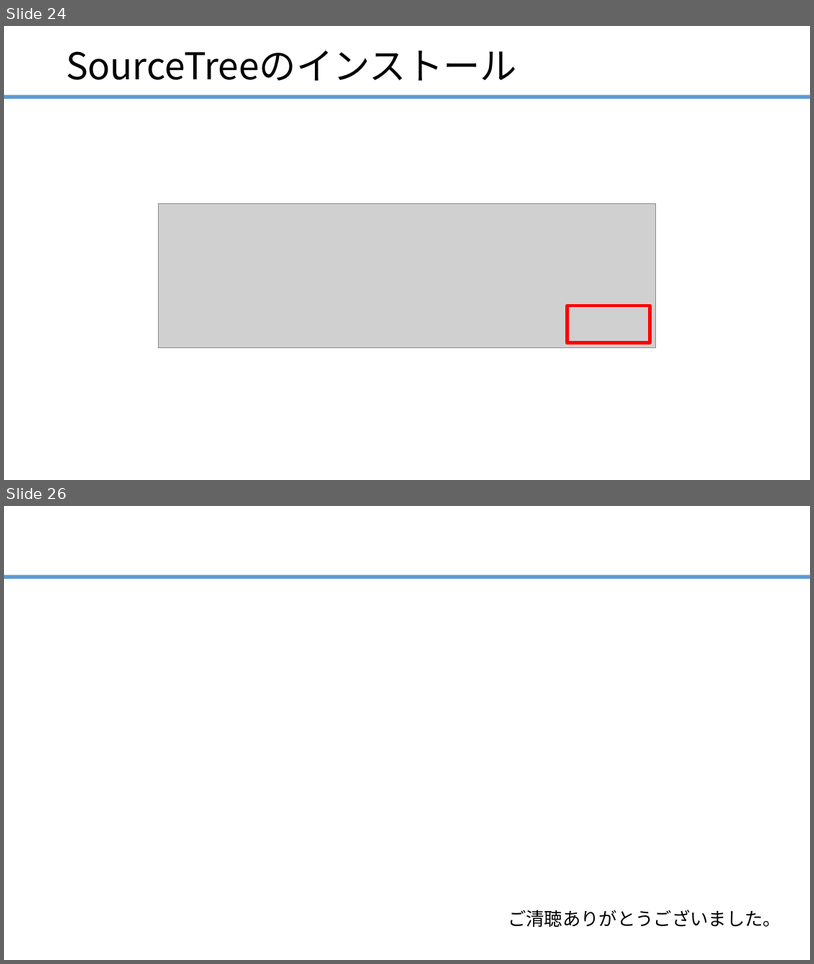
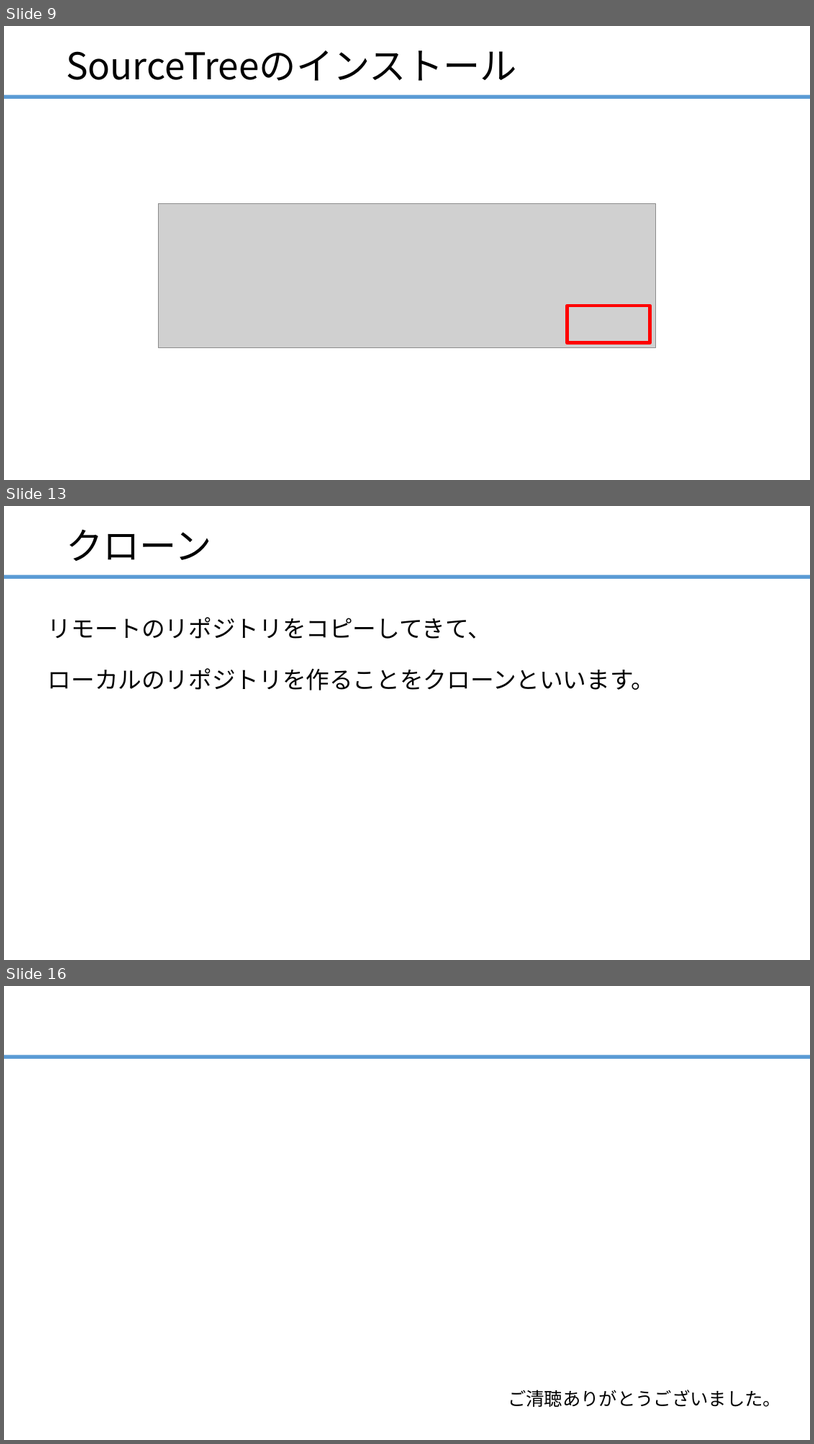
Before and after one commit to ainsAins/git4beginners, a slide deck: ハンズオン_Git入門.pptx. Shown one above the other, each under a label of ours: slides 24 and 26 before the commit, slides 9, 13 and 16 after it; the slides between them are not shown. The pictures are 814x964 and 814x1444 pixels, drawn with LibreOffice and Linux fonts; fonts in the diff are those of the drawing; grey boxes stand for pictures. Boxes give left, top, right and bottom in pixels: in the first picture for what was removed or moved away, otherwise in the second. Text is boxed around its words. In the diff, an @@ line names an element or a change of style, - is before the commit and + after.

```diff
--- a/ハンズオン_Git入門.pptx
+++ b/ハンズオン_Git入門.pptx
@@ slide 13 added at <box>4,506,810,960</box>, background #FFFFFF; not listed: 1 template element that a slide beside it also shows @@
@@ title added at <box>66,529,212,561</box>, 44 pt, text #000000 @@
+クローン
@@ text added at <box>48,617,655,690</box>, 28 pt, text #000000 @@
+リモートのリポジトリをコピーしてきて、
+ローカルのリポジトリを作ることをクローンといいます。
@@ what was slide 24 is now slide 9 @@
@@ what was slide 26 is now slide 16 @@
```
Also in this commit, not shown: 3 slides changed, 6 other slides added, 17 slides removed, 1 other file.
